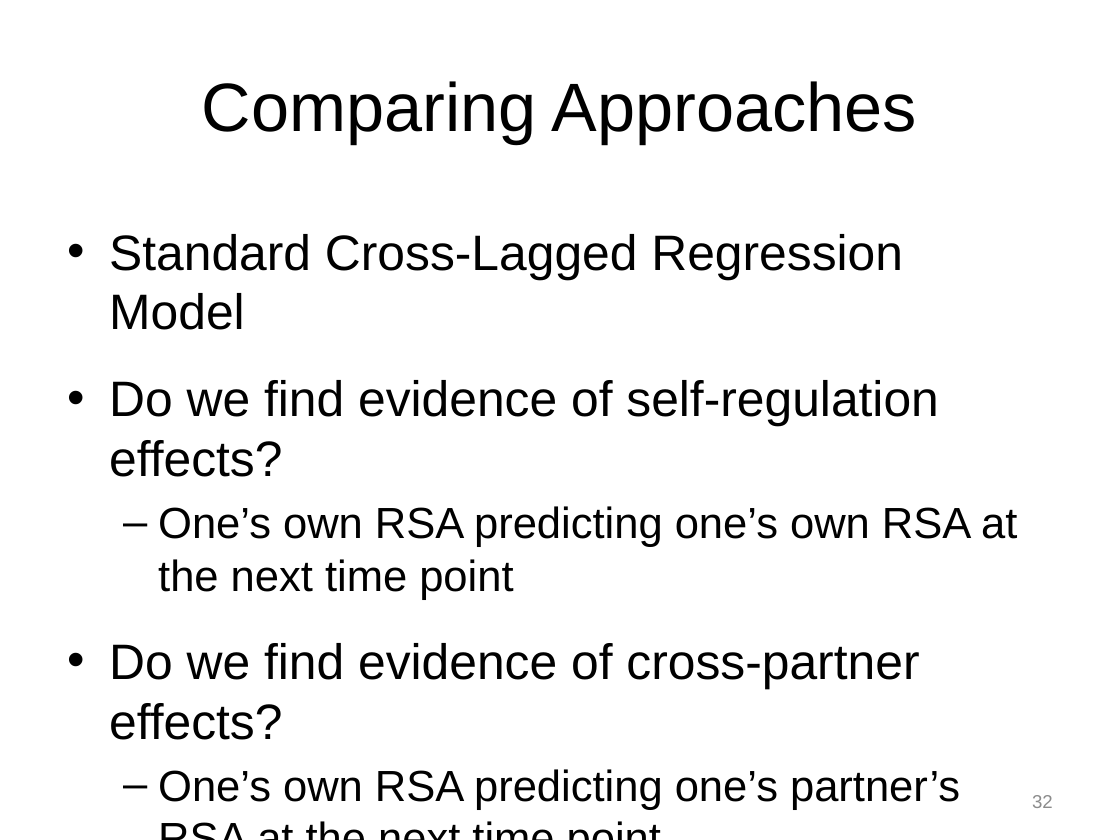
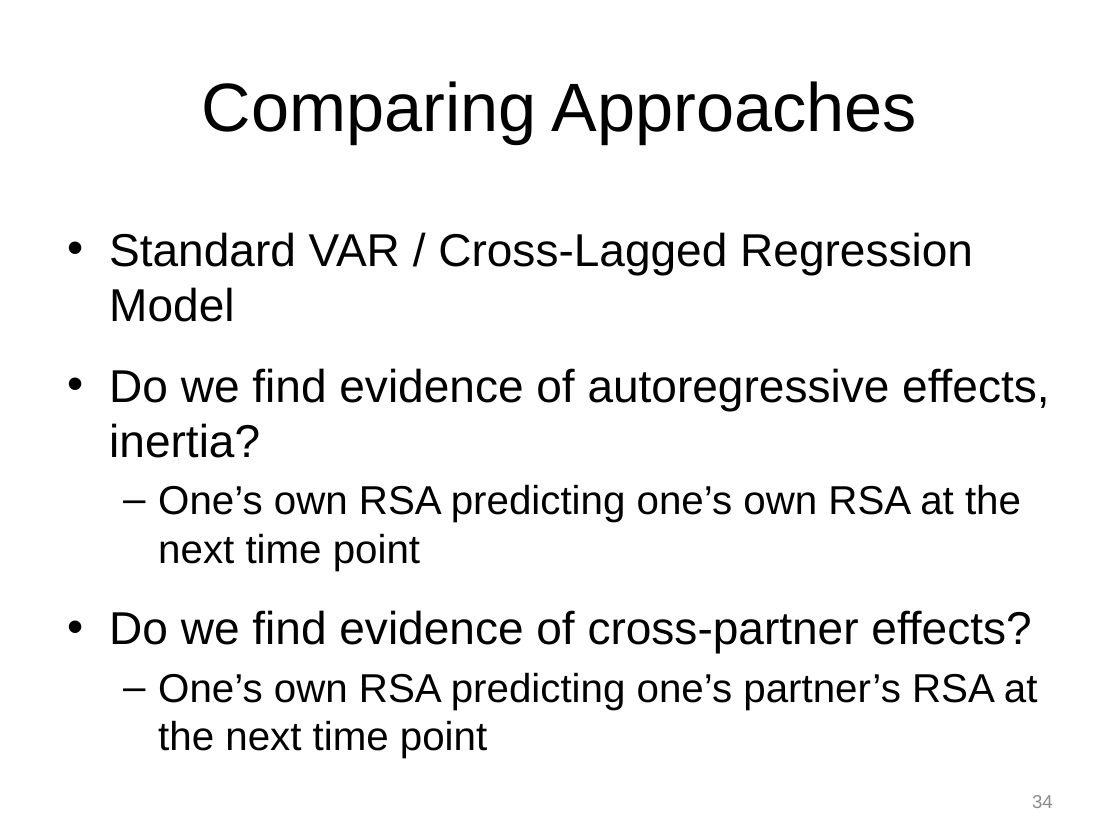
Before and after one commit to mayazrm/KZNB, a slide deck: slide 34 of DSM/Bolger_DSM_Report_from_the_Trenches_170614.pptx (slide 32 before the commit). Drawn at 1120x840 pixels with LibreOffice and Linux fonts; fonts in the diff are those of the drawing. Boxes give left, top, right and bottom in pixels: in the first picture for what was removed or moved away, otherwise in the second. Text is boxed around its words. In the diff, an @@ line names an element or a change of style, - is before the commit and + after.

```diff
--- a/DSM/Bolger_DSM_Report_from_the_Trenches_170614.pptx
+++ b/DSM/Bolger_DSM_Report_from_the_Trenches_170614.pptx
@@ text at bbox=[109, 232, 1049, 458]: text changed; size 32 to 29.6 pt @@
-• Standard Cross-Lagged Regression Model
-• Do we find evidence of self-regulation effects?
+• Standard VAR / Cross-Lagged Regression Model
+• Do we find evidence of autoregressive effects, inertia?
@@ text at bbox=[109, 484, 1038, 758]: size 28 to 25.9 pt in "One’s own RSA predicting one’s own RSA ...", "One’s own RSA predicting one’s partner’s RSA ..."; size 32 to 29.6 pt in "Do we find evidence of cross-partner effects?" @@
@@ page number at bbox=[1032, 795, 1053, 808]: text changed @@
-32
+34
```
Also in this commit, not shown: 10 other slides changed, 4 slides added, 1 slide removed, 2 other files.
